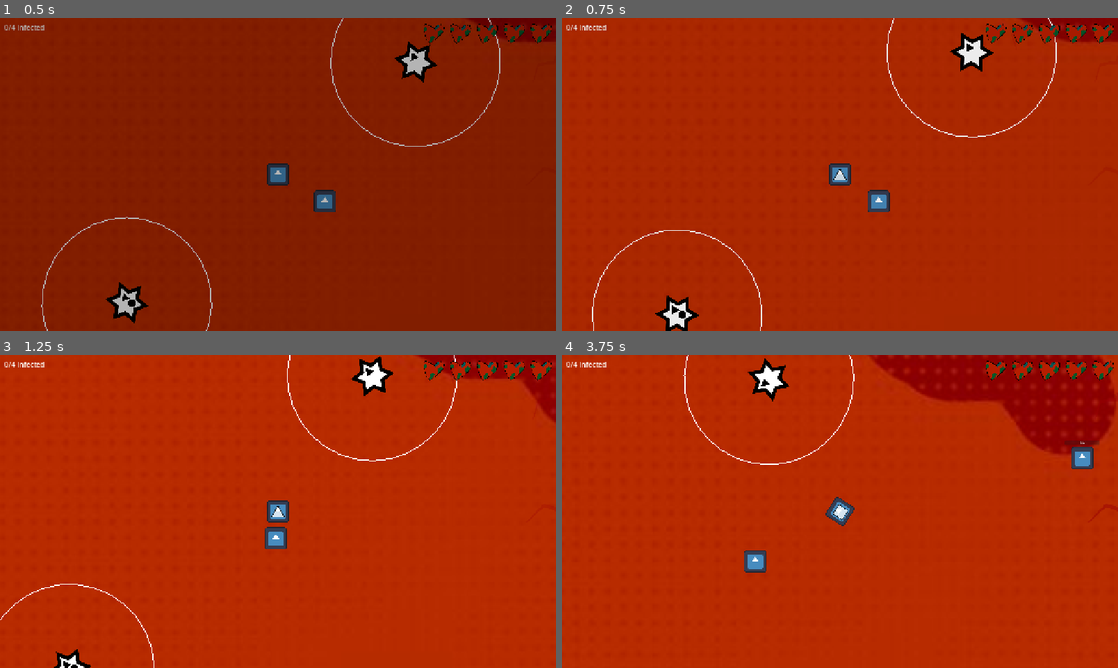
Above: before the commit, frames 1-4 (two rows, left to right).
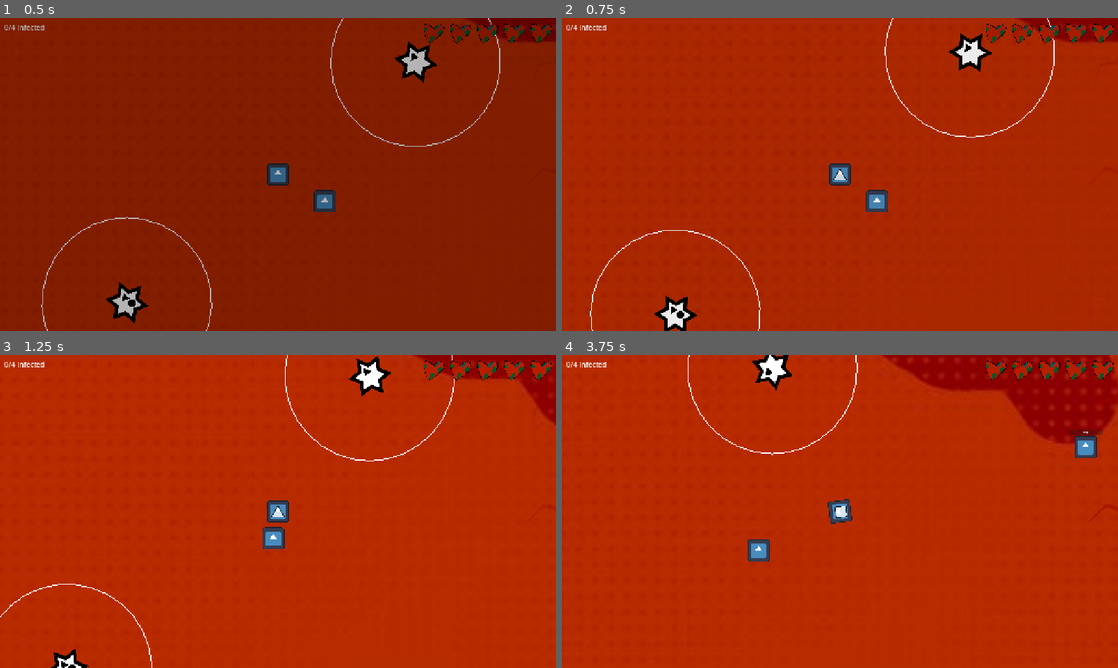
Above: after the commit, the same moments.

Repository: MarkusSecundus/GlobalJam_2026
Game: Godot game, scene res://maps/test_map.tscn
The game is run twice, just before and just after one commit, with the same random seed, the same clock (stepped at 60 frames per second) and the same inputs. The engine's default icon, where the game draws it, is replaced by a stand-in: a white triangle on a blue panel in a dark square.
Inputs:
- Up to frame 1 (0.5 s): no input
- Up to frame 2 (0.75 s): hold D (Right) from 0.53 s (still down); tap 1 (Mask1) at 0.6 s
- Up to frame 3 (1.25 s): keep holding D (Right)
- Up to frame 4 (3.75 s): release D (Right) at 1.28 s; hold S (Down) 1.28-2.03 s; tap one key every 0.75 s from 1.35 s: 2 (Mask2) 3 (Mask3) 1 (Mask1) 2 (Mask2); hold D (Right) 2.03-2.78 s; hold W (Up) 2.78-3.53 s; hold A (Left) from 3.53 s (still down)

Frame 1 is identical in both runs. In frame 2, 1.1% of the frame differs, in the area x 5-89%, y 0-100%; in frame 3, 1.0%; in frame 4, 3.7%, in the area x 21-100%, y 0-70%.

Commit message:
player speed change when wearing mask

Diff:
--- a/scripts/player/player.gd
+++ b/scripts/player/player.gd
@@ -1,7 +1,8 @@
 class_name Player
 extends RigidBody2D
 
-var PLAYER_SPEED = 500
+const PLAYER_SPEED_SLOW: float = 500
+const PLAYER_SPEED_FAST: float = 670
 
 # Called when the node enters the scene tree for the first time.
 func _ready() -> void:
@@ -65,7 +66,12 @@
 
 	if direction.length_squared() > 0.01:
 		direction = direction.normalized()
-	direction *= PLAYER_SPEED
+
+
+	if GameState.player_mask == 0:
+		direction *= PLAYER_SPEED_FAST
+	else:
+		direction *= PLAYER_SPEED_SLOW
 
 	linear_velocity = linear_velocity.lerp(direction, sqrt(delta))
 
